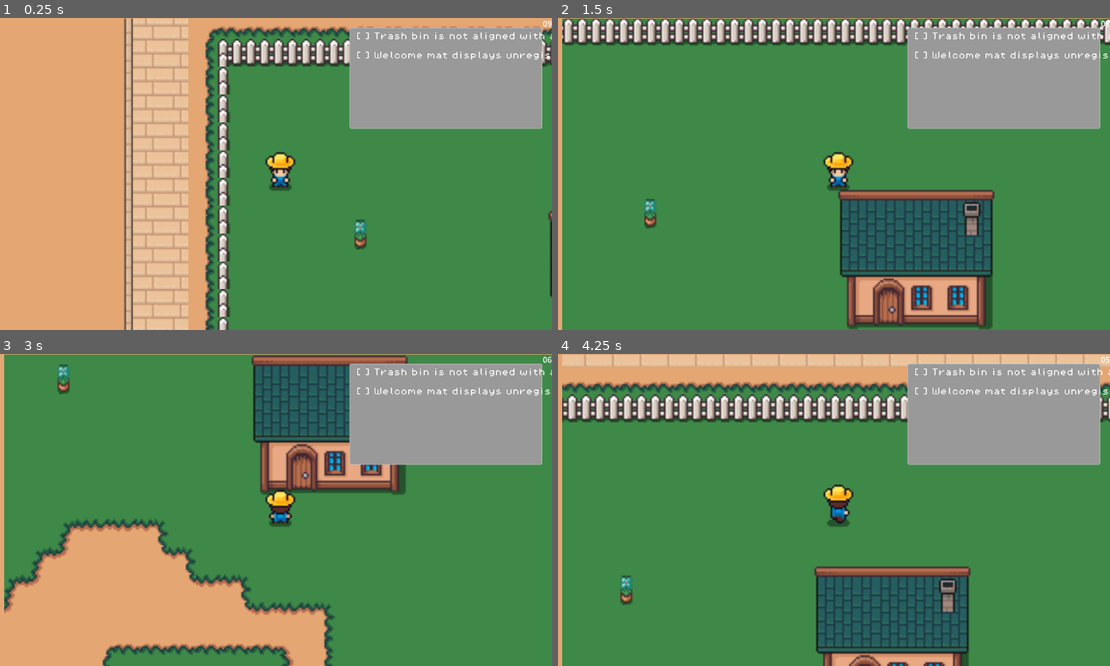
Above: before the commit, frames 1-4 (two rows, left to right).
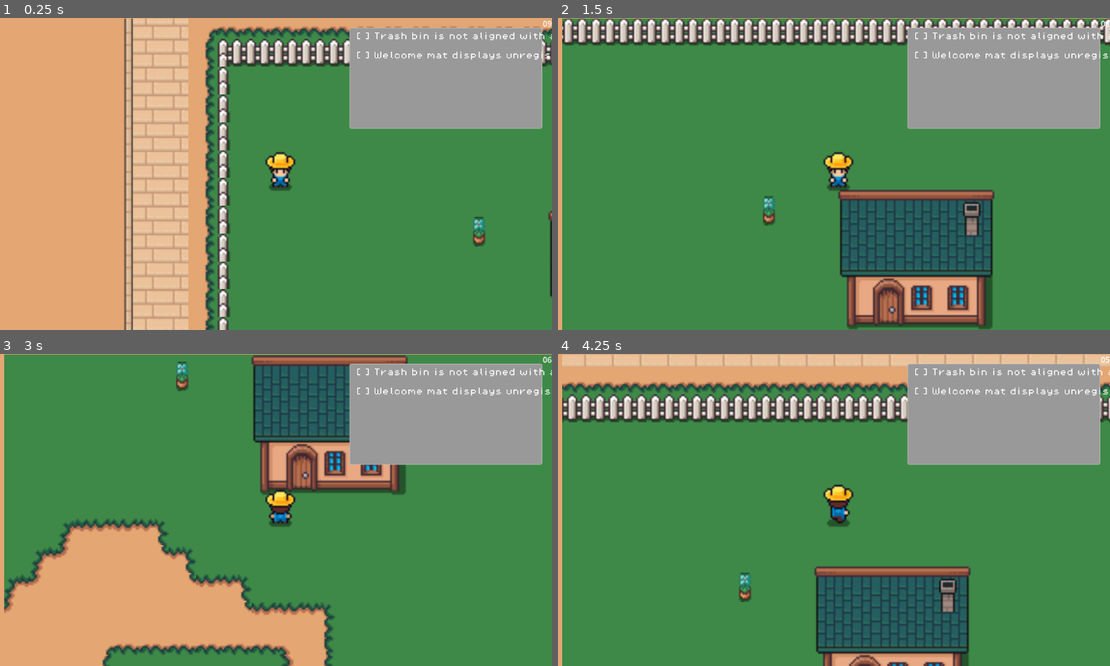
Above: after the commit, the same moments.

Repository: rae-ralston/cosmic-horror-hoa
Game: Godot game, scene res://scenes/game.tscn
The game is run twice, just before and just after one commit, with the same random seed, the same clock (stepped at 60 frames per second) and the same inputs.
Inputs:
- Up to frame 1 (0.25 s): no input
- Up to frame 2 (1.5 s): tap Enter (ui_accept) at 0.5, 0.6, 0.77, 1.07 s; hold Right (ui_right) 0.53-1.28 s; hold Down (ui_down) from 1.28 s (still down); tap Shift (crawl) at 1.35 s
- Up to frame 3 (3 s): tap Enter (ui_accept) at 1.52, 1.55, 1.82, 2.3 s; release Down (ui_down) at 2.03 s; hold Right (ui_right) 2.03-2.78 s; tap D (dig) at 2.1 s; hold Up (ui_up) from 2.78 s (still down); tap E (interact) at 2.85 s
- Up to frame 4 (4.25 s): tap Enter (ui_accept) at 3.02, 3.05, 3.32, 3.77, 3.8, 4.07 s; release Up (ui_up) at 3.53 s; hold Left (ui_left) from 3.53 s (still down); tap P (plow) at 3.6 s

The runs differ from the first frame. In frame 1, 0.3% of the frame differs, in the area x 64-88%, y 63-75%; in frame 2, 0.3%; in frame 3, 0.3%, in the area x 10-35%, y 2-13%; in frame 4, 0.3%.

Commit message:
inventory: place items in world

Diff:
--- a/scenes/game.tscn
+++ b/scenes/game.tscn
@@ -127,19 +127,18 @@
 [node name="player" parent="GameView/GameViewport/World" instance=ExtResource("6_player")]
 
 [node name="ItemFlowerPot" type="Area2D" parent="GameView/GameViewport/World"]
+position = Vector2(114.74325, 32.67692)
 collision_layer = 3
 collision_mask = 3
 script = ExtResource("7_gee14")
 item_id = "\"flower_pot\""
 
 [node name="Sprite2D" type="Sprite2D" parent="GameView/GameViewport/World/ItemFlowerPot"]
-position = Vector2(46.231503, 34.33846)
 texture = ExtResource("7_u5sy4")
 region_enabled = true
 region_rect = Rect2(84, 79.3235, 8.102829, 16.948715)
 
 [node name="CollisionShape2D" type="CollisionShape2D" parent="GameView/GameViewport/World/ItemFlowerPot"]
-position = Vector2(45.81375, 36.692303)
 shape = SubResource("RectangleShape2D_gee14")
 
 [connection signal="citations_changed" from="CitationsManager" to="." method="_on_citations_manager_citations_changed"]
--- a/scripts/player.gd
+++ b/scripts/player.gd
@@ -48,14 +48,11 @@
 	animated_sprite.animation_finished.connect(_on_animation_finished)
 
 func _on_interact_area_entered(area: Area2D) -> void:
-	print("ENTER:", area.name, " type=", area.get_class())
 	if area is Item:
 		var item := area as Item
 		nearby_items.append(item)
-		print("nearby +", item.item_id, " node=", item.name)
 
 func _on_interact_area_exited(area: Area2D) -> void:
-	print("EXIT:", area.name)
 	if area is Item:
 		var item:= area as Item
 		nearby_items.erase(item)
@@ -243,25 +240,18 @@
 func _try_interact() -> void:
 	# If holding something, drop it
 	if inventory.has_item():
-		var drop_pos := global_position + Vector2(0, 10) # tiny offset so it doesn't sit inside player
-		inventory.drop(drop_pos, get_parent()) # parent is World per your setup
-		print("dropped")
+		inventory.drop(_get_drop_position(), get_parent()) # parent is World per your setup
 		return
 
 	# Otherwise pick up nearest
 	var item := _get_nearest_nearby_item()
-	print('nearest item:',item)
 	if item == null:
-		print("no item nearby")
 		return
 
 	if inventory.pickup(item):
 		nearby_items.erase(item)
-		print("picked up:", item.item_id)
 
 func _get_nearest_nearby_item() -> Item:
-	print('in nearest nearby item')
-	print("nearby items", nearby_items)
 	var best: Item = null
 	var best_d := INF
 
@@ -277,6 +267,21 @@
 			best = item
 
 	return best
+
+func _get_drop_position() -> Vector2:
+	var offset := Vector2.ZERO
+
+	match current_direction:
+		"up": offset = Vector2(0, -12)
+		"down": offset = Vector2(0, 12)
+		"left": offset = Vector2(-12, 0)
+		"right": offset = Vector2(12, 0)
+		_:
+			# Default case - shouldn't happen but helps debug
+			offset = Vector2(0, 12)
+
+	var drop_pos := global_position + offset
+	return drop_pos
 
 func _physics_process(delta: float) -> void:
 	# Don't process movement while performing actions
--- a/scripts/player_inventory.gd
+++ b/scripts/player_inventory.gd
@@ -26,7 +26,7 @@
 
 	# moves under held parent in tree
 	if held_items_parent:
-		item.reparent(held_items_parent)
+		item.reparent(held_items_parent, true)
 
 	#makes non-interactable while held
 	_set_item_held_state(item, true)
@@ -35,7 +35,7 @@
 	return true
 
 func drop(drop_global_pos: Vector2, world_parent: Node = null) -> bool:
-	if(held_item == null):
+	if held_item == null:
 		return false
 
 	var item := held_item
@@ -44,11 +44,15 @@
 	# Reparent/give item back to world instead of player
 	if world_parent:
 		item.reparent(world_parent)
+		# IMPORTANT: After reparenting, we need to set global_position
+		# because reparenting can change the global position calculation
+		item.global_position = drop_global_pos
+	else:
+		# If no world_parent, just set position relative to current parent
+		item.global_position = drop_global_pos
 
-	item.global_position = drop_global_pos
+	# In player_inventory.gd, in the drop() function, after _set_item_held_state:
 	_set_item_held_state(item, false)
-
-	emit_signal("held_item_changed", null)
 	return true
 
 func _set_item_held_state(item: Item, is_held: bool) -> void:
